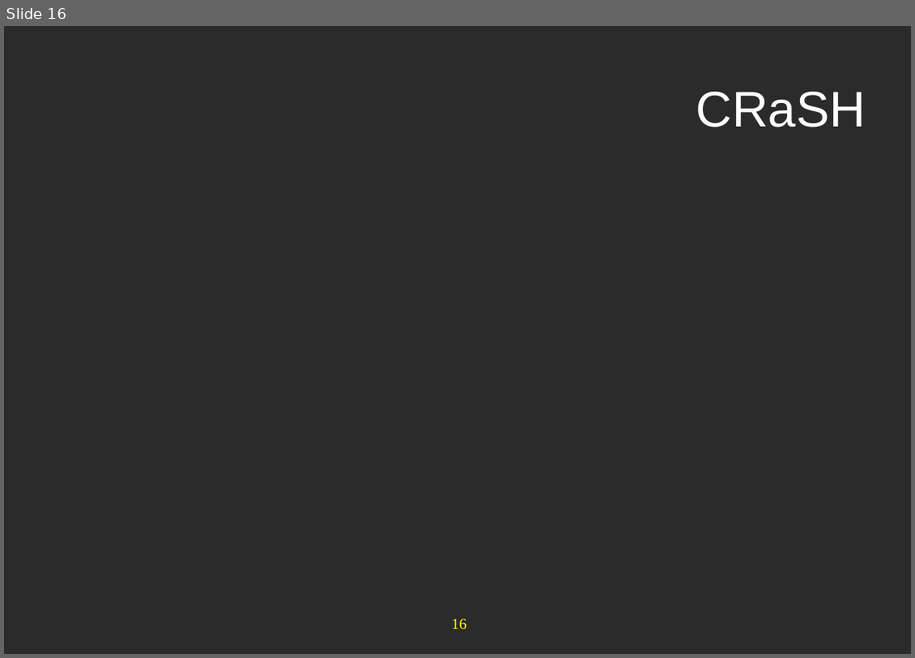
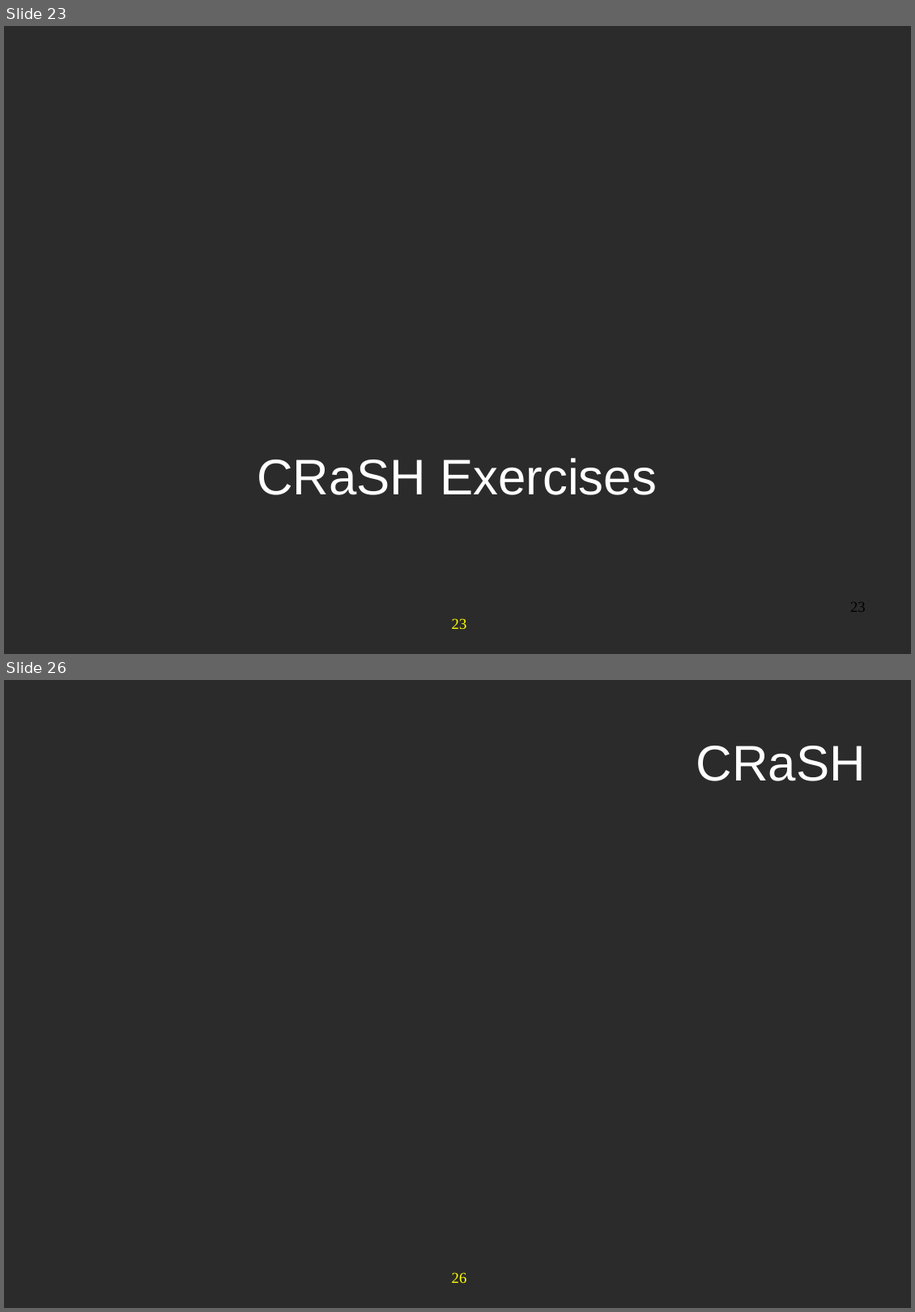
Before and after one commit to anhvurz90/training, a slide deck: exo-developer/420-crash/slides/420-CRaSH-XDev-en.pptx. Shown one above the other, each under a label of ours: slide 16 before the commit, slides 23 and 26 after it; the slides between them are not shown. The pictures are 915x658 and 915x1312 pixels, drawn with LibreOffice and Linux fonts; fonts in the diff are those of the drawing; background and template pictures are left out; a plain dark background stands for a picture behind light text. Boxes give left, top, right and bottom in pixels: in the first picture for what was removed or moved away, otherwise in the second. Text is boxed around its words. In the diff, an @@ line names an element or a change of style, - is before the commit and + after.

```diff
--- a/exo-developer/420-crash/slides/420-CRaSH-XDev-en.pptx
+++ b/exo-developer/420-crash/slides/420-CRaSH-XDev-en.pptx
@@ slide 23 added at (x1=4, y1=26, x2=911, y2=654), background picture (left out); not listed: 1 template element that a slide beside it also shows @@
@@ text added at (x1=257, y1=458, x2=657, y2=495), 43 pt, text #FFFFFF @@
+CRaSH Exercises
@@ page number added at (x1=850, y1=603, x2=866, y2=612), 13 pt, text #000000 @@
+23
@@ what was slide 16 is now slide 26 @@
@@ page number at (x1=452, y1=1272, x2=467, y2=1283): text changed @@
-16
+26
```
Also in this commit, not shown: 9 slides changed, 9 other slides added, 8 other files.
